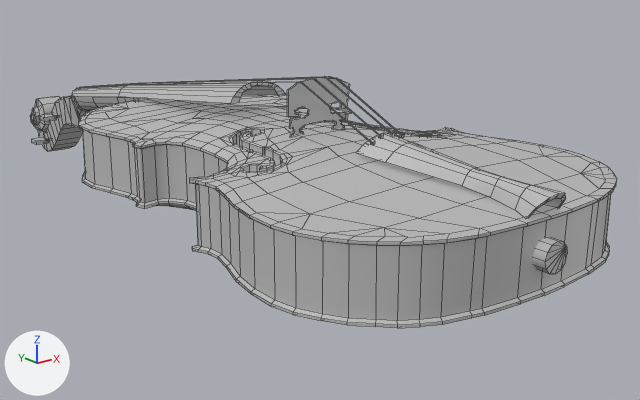
What one commit did to the FBX model Editor/Assets/IronWrought/Mesh/Props/EN_P_Violin.fbx.
The view is the same before and after, from a camera (50 mm lens) standing at (-0.313, -0.52, 0.203) and looking at (0.055, -0.06, 0.019). Arrows for +X, +Y and +Z are at lower left; the lights stay in place. Mesh edges are drawn as thin lines. Where no turn or scale is listed for an object, it has been applied to the vertices.

The first picture shows 'Fiol_färdig'.
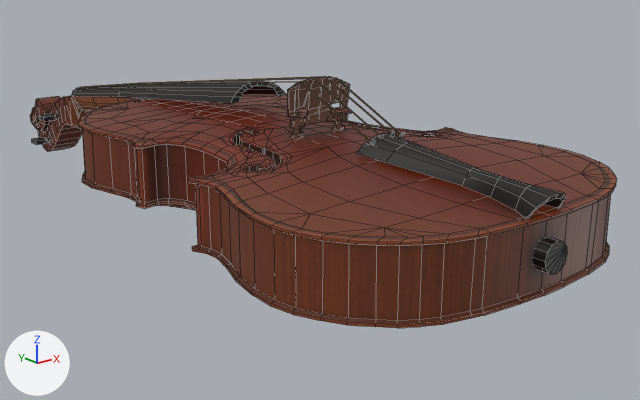
The newer file is also turned or shifted as a whole; pictures and numbers use the older file's frame.

The edits, one by one:
Picture 'T_Violin_C.png' (img_t_violin_c_png) is new.
In material 'Masonit' (mat_masonit), base_color is no longer (0.5, 0.5, 0.5), grey #bcbcbc.
In material 'Masonit' (mat_masonit), texture is now set to img_t_violin_c_png.
me_mesh is used by ob_fiol_färdig; location (0.0, 0.0, 0.0).
Verts and faces of me_mesh; kept vertices keep their numbers, new ones are numbered from 1992.
Before the commit, vertices of me_mesh: 734 (-0.069, -0.258, 0.079) at pixel (384, 227), 814 (-0.069, -0.273, 0.079) at pixel (407, 237), 866 (-0.053, -0.281, 0.079) at pixel (449, 233), 868 (-0.063, -0.276, 0.079) at pixel (423, 236).
Before the commit, vertices of me_mesh: 799 (-0.063, 0.013, 0.08) at pixel (109, 118), 804 (-0.038, 0.035, 0.08) at pixel (128, 108), 834 (-0.075, 0.025, 0.08) at pixel (85, 119), 835 (-0.061, 0.044, 0.08) at pixel (92, 111), 850 (-0.046, 0.055, 0.08) at pixel (106, 106).
Before the commit, vertices of me_mesh: 852 (-0.055, 0.049, 0.08) at pixel (97, 109), 1138 (-0.056, 0.035, 0.08) at pixel (105, 112), 1139 (-0.068, 0.035, 0.08) at pixel (88, 115).
Before the commit, vertices of me_mesh: 1335 (0.069, -0.258, 0.079) at pixel (580, 173), 1399 (0.069, -0.273, 0.079) at pixel (605, 179), 1449 (0.053, -0.281, 0.079) at pixel (599, 188), 1451 (0.063, -0.276, 0.079) at pixel (604, 182).
me_mesh had 1992 vertices, 1872 faces and spanned x -0.104..0.104, y -0.297..0.297, z 0.0..0.12.
me_mesh now has 2013 vertices, 1949 faces and spans x -0.104..0.104, y -0.297..0.297, z 0.0..0.12.
Part 1, on me_mesh:
16 vertices are removed from x -0.019..0.016, y -0.126..-0.124, z 0.089..0.103.
25 faces are deleted.
39 vertices are added at x -0.088..0.088, y -0.176..-0.085, z 0.072..0.114.
100 new faces join them.
Part 2, on me_mesh:
Faces deleted: (734, 814, 868, 866).
New faces: (734, 814, 868), (734, 868, 866).
Part 3, on me_mesh:
Vertices deleted: 1138 (with the faces that use them).
Faces deleted: (804, 850, 852, 835).
New faces: (804, 835, 1139), (804, 850, 852), (799, 804, 1139, 834), (804, 852, 835).
Part 4, on me_mesh:
Faces deleted: (1335, 1449, 1451, 1399).
New faces: (1335, 1449, 1451), (1335, 1451, 1399).

Where the change shows, as pixel boxes [x1, y1, x2, y2] in the pictures (640 x 400 px; the box of a moved part takes in the faces that stretch with it):
'Fiol_färdig', surface changed, reshaped (grey to brown)
    both: [30, 76, 617, 328]
part 1 of me_mesh, built on
    both: [287, 77, 350, 137]
part 2 of me_mesh, built on
    both: [385, 228, 448, 237]
part 3 of me_mesh, moved or reshaped
    both: [86, 107, 128, 119]
part 4 of me_mesh, built on
    both: [581, 173, 605, 188]
